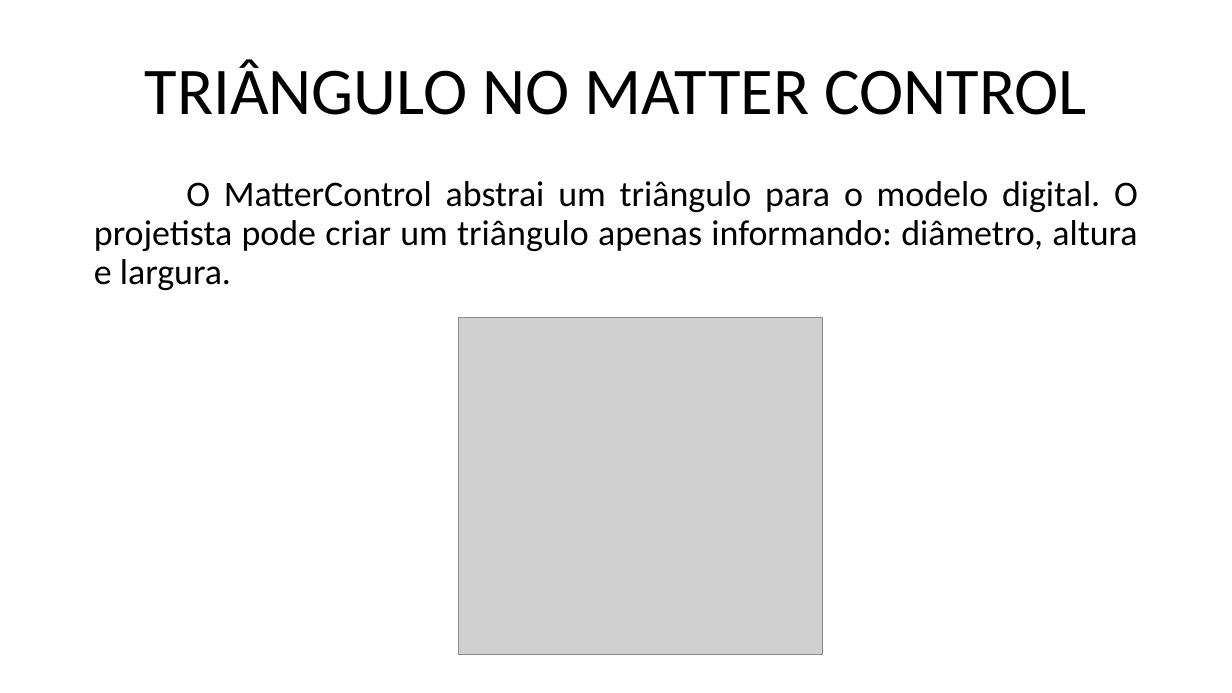
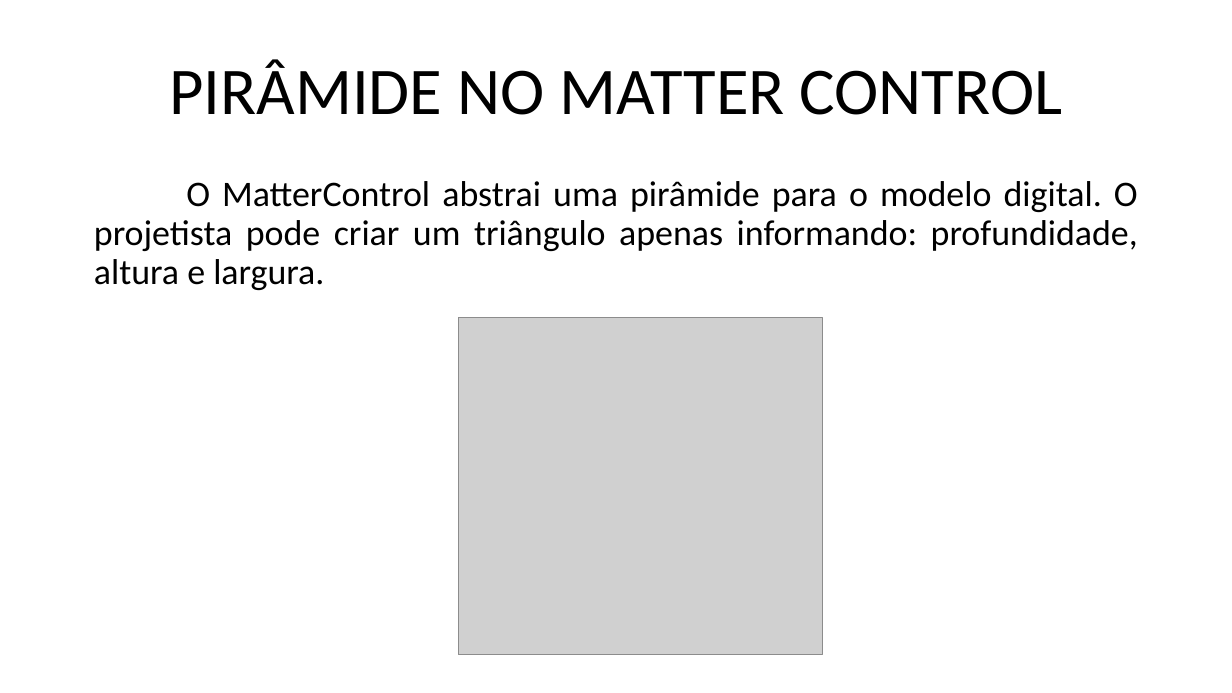
Before and after one commit to marcosdosea/ManualImpessora3D, a slide deck: slide 10 of Curso/Fundamentos de impressão 3D - Objetos.pptx (slide 11 before the commit). Drawn at 1232x693 pixels with LibreOffice and Linux fonts; fonts in the diff are those of the drawing; grey boxes stand for pictures. Boxes give left, top, right and bottom in pixels: in the first picture for what was removed or moved away, otherwise in the second. Text is boxed around its words. In the diff, an @@ line names an element or a change of style, - is before the commit and + after.

```diff
--- a/Curso/Fundamentos de impressão 3D - Objetos.pptx
+++ b/Curso/Fundamentos de impressão 3D - Objetos.pptx
@@ title at [169,59,1062,115]: text changed @@
-TRIÂNGULO NO MATTER CONTROL
+PIRÂMIDE NO MATTER CONTROL
@@ text at [94,181,1138,290]: text changed @@
-O MatterControl abstrai um triângulo para o modelo digital. O projetista pode criar um triângulo apenas informando: diâmetro, altura e largura.
+O MatterControl abstrai uma pirâmide para o modelo digital. O projetista pode criar um triângulo apenas informando: profundidade, altura e largura.
```
Also in this commit, not shown: 1 other slide changed, 6 slides added, 1 slide removed, 3 other files.
